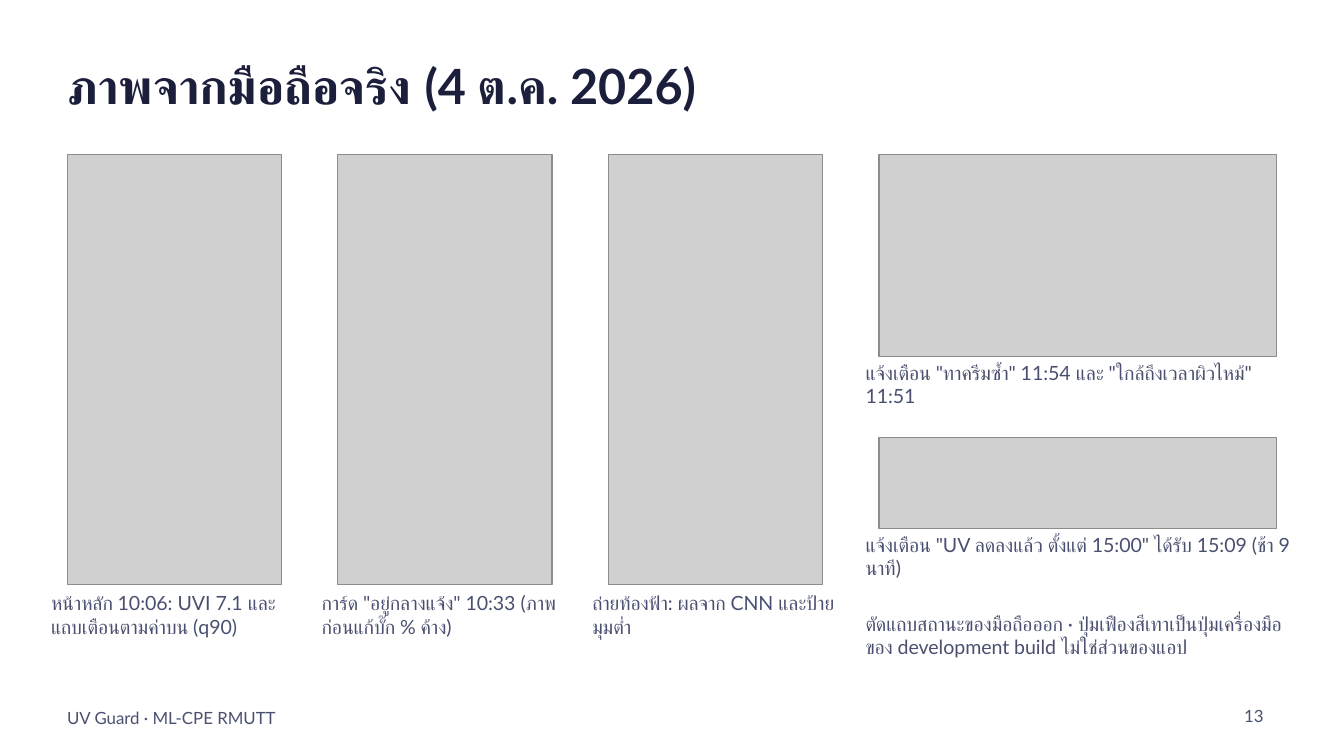
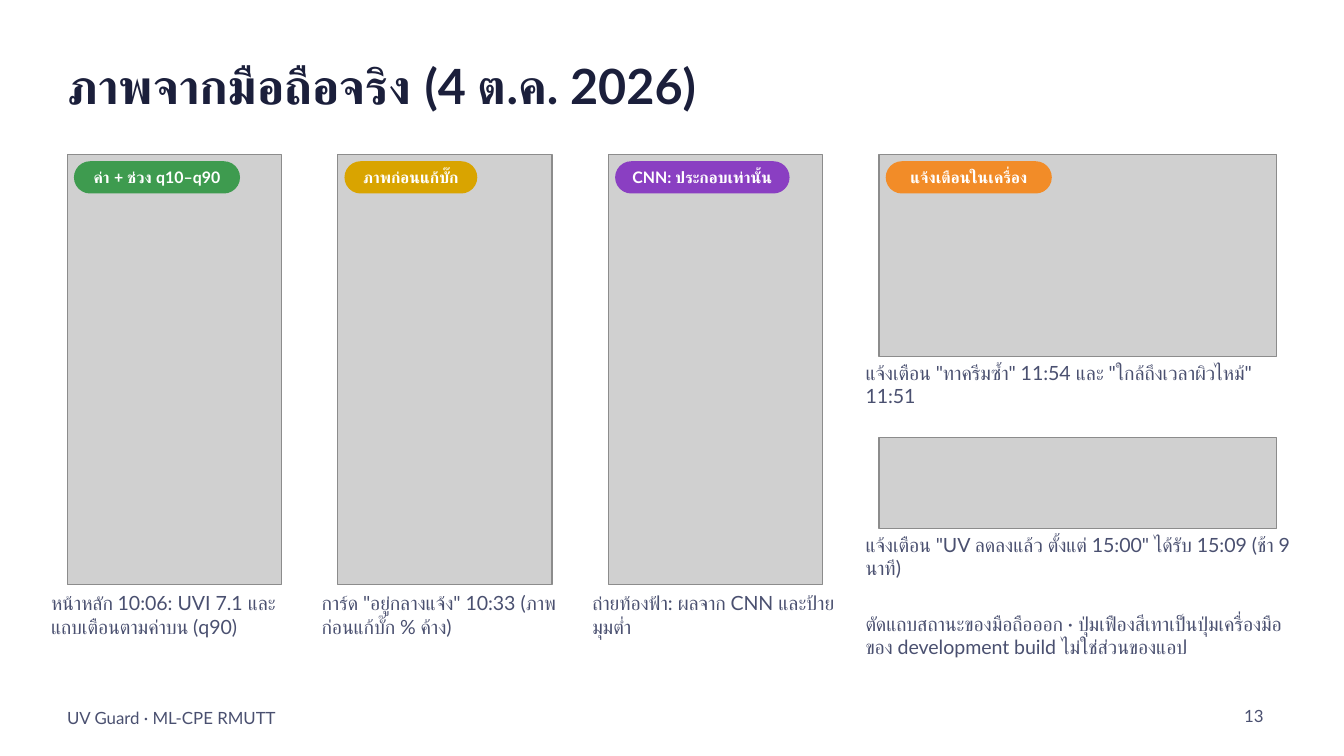
Before and after one commit to Folktom04/ML-CPE, a slide deck: slide 13 of Final-Project/docs/uv_guard_presentation.pptx. Drawn at 1344x756 pixels with LibreOffice and Linux fonts; fonts in the diff are those of the drawing; grey boxes stand for pictures. Boxes give left, top, right and bottom in pixels: in the first picture for what was removed or moved away, otherwise in the second. Text is boxed around its words. In the diff, an @@ line names an element or a change of style, - is before the commit and + after.

```diff
--- a/Final-Project/docs/uv_guard_presentation.pptx
+++ b/Final-Project/docs/uv_guard_presentation.pptx
@@ rounded rectangle added at (x1=74, y1=161, x2=241, y2=194), fill #3E9B4F @@
@@ text added at (x1=94, y1=171, x2=220, y2=186), 8.5 pt, text #FFFFFF, bold @@
+ค่า + ช่วง q10–q90
@@ rounded rectangle added at (x1=344, y1=161, x2=477, y2=194), fill #D9A400 @@
@@ text added at (x1=363, y1=170, x2=459, y2=184), 8.5 pt, text #FFFFFF, bold @@
+ภาพก่อนแก้บั๊ก
@@ rounded rectangle added at (x1=616, y1=161, x2=790, y2=194), fill #8A3FC2 @@
@@ text added at (x1=632, y1=171, x2=772, y2=184), 8.5 pt, text #FFFFFF, bold @@
+CNN: ประกอบเท่านั้น
@@ rounded rectangle added at (x1=886, y1=161, x2=1052, y2=194), fill #F28C28 @@
@@ text added at (x1=910, y1=170, x2=1027, y2=184), 8.5 pt, text #FFFFFF, bold @@
+แจ้งเตือนในเครื่อง
```
Also in this commit, not shown: 14 other slides changed, 1 slide added, 6 other files.
